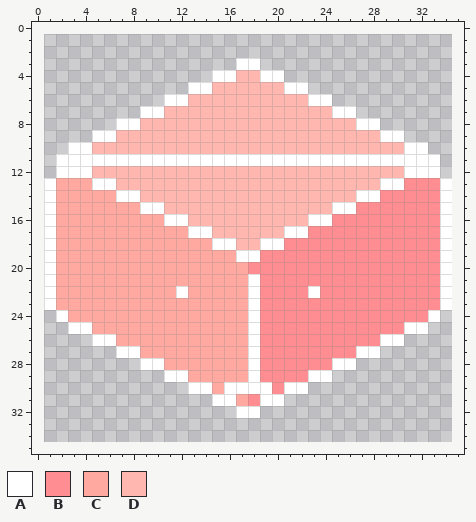
Pixel-art file: sourceicons/cubes/boingy/source.ase. The picture above is the old version.
34x34 pixels, 1 frame. The old version is drawn lined up with the new one, on the new canvas.
Visible layers, top first: "Mouths", "Heads", "Eyes", "Accents", "Base".
Palette (. is transparent): A #ffffff  B #ff8d91  C #ffa9a1  D #ffb7b0
Pixels before, first column x 1:
 3 ................AA................
 4 ..............AADDAA..............
 5 ............AADDDDDDAA............
 6 ..........AADDDDDDDDDDAA..........
 7 ........AADDDDDDDDDDDDDDAA........
 8 ......AADDDDDDDDDDDDDDDDDDAA......
 9 ....AADDDDDDDDDDDDDDDDDDDDDDAA....
10 ..AADDDDDDDDDDDDDDDDDDDDDDDDDDAA..
11 .AAAAAAAAAAAAAAAAAAAAAAAAAAAAAAAA.
12 .AAADDDDDDDDDDDDDDDDDDDDDDDDDDAAA.
13 ACCCAADDDDDDDDDDDDDDDDDDDDDDAABBBA
14 ACCCCCAADDDDDDDDDDDDDDDDDDAABBBBBA
15 ACCCCCCCAADDDDDDDDDDDDDDAABBBBBBBA
16 ACCCCCCCCCAADDDDDDDDDDAABBBBBBBBBA
17 ACCCCCCCCCCCAADDDDDDAABBBBBBBBBBBA
18 ACCCCCCCCCCCCCAADDAABBBBBBBBBBBBBA
19 ACCCCCCCCCCCCCCCAABBBBBBBBBBBBBBBA
20 ACCCCCCCCCCCCCCCCBBBBBBBBBBBBBBBBA
21 ACCCCCCCCCCCCCCCCABBBBBBBBBBBBBBBA
22 ACCCCCCCCCCACCCCCABBBBABBBBBBBBBBA
23 ACCCCCCCCCCCCCCCCABBBBBBBBBBBBBBBA
24 .ACCCCCCCCCCCCCCCABBBBBBBBBBBBBBA.
25 ..AACCCCCCCCCCCCCABBBBBBBBBBBBAA..
26 ....AACCCCCCCCCCCABBBBBBBBBBAA....
27 ......AACCCCCCCCCABBBBBBBBAA......
28 ........AACCCCCCCABBBBBBAA........
29 ..........AACCCCCABBBBAA..........
30 ............AACAAAABAA............
31 ..............AACBAA..............
32 ................AA................
The result:
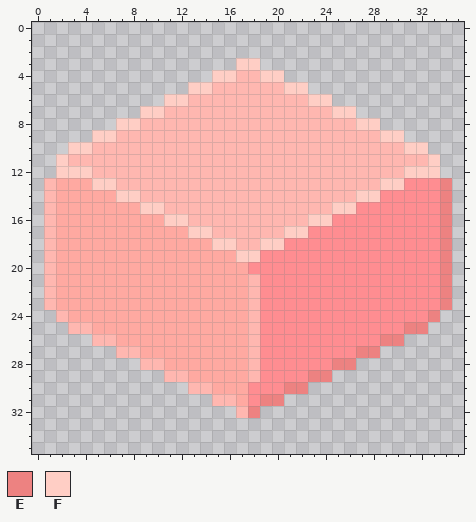
Colours new in this view: E #ed8281  F #ffcec5
Diff:
canvas 34x34 -> 36x36, the old top-left corner now at 1,1
Changed rows in their new state; - is an unchanged pixel.
first column x 1:
 3 ----------------FF----------------
 4 --------------FF--FF--------------
 5 ------------FF------FF------------
 6 ----------FF----------FF----------
 7 --------FF--------------FF--------
 8 ------FF------------------FF------
 9 ----FF----------------------FF----
10 --FF--------------------------FF--
11 -FDDDDDDDDDDDDDDDDDDDDDDDDDDDDDDF-
12 -FFF--------------------------FFF-
13 D---FF----------------------FF---E
14 D-----FF------------------FF-----E
15 D-------FF--------------FF-------E
16 D---------FF----------FF---------E
17 D-----------FF------FF-----------E
18 D-------------FF--FF-------------E
19 D---------------FF---------------E
20 D--------------------------------E
21 D----------------D---------------E
22 D----------C-----D----B----------E
23 D----------------D---------------E
24 -D---------------D--------------E-
25 --DD-------------D------------EE--
26 ----DD-----------D----------EE----
27 ------DD---------D--------EE------
28 --------DD-------D------EE--------
29 ----------DD-----D----EE----------
30 ------------DD-CCBB-EE------------
31 --------------DD--EE--------------
32 ----------------DE----------------
Changed places in both pictures, as pixel boxes (x1, y1, x2, y2):
changed: (44, 58, 452, 418)
